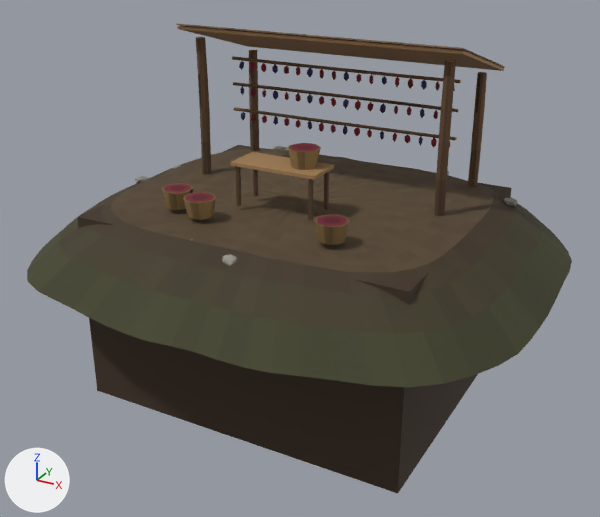
The glTF model assets/buildings/toplayici.glb as it was, and as the next commit left it.
The view is the same before and after, from a 50 mm camera at (6.74, -12.43, 5.4) aimed at (0.06, -0.28, -0.68). Arrows for +X, +Y and +Z are at lower left; the lights stay in place. The first picture is the older version. Vertices at exactly the same position are counted once.

In view in the first picture: 'log-001', 'log-002', 'log-003', 'log-004', 'plank-work-001', 'shingle-001', 'stone-found-003', 'stone-ground-002', 'stone-plinth-001', 'thatch-baskets-001', 'wood-rack-001'.
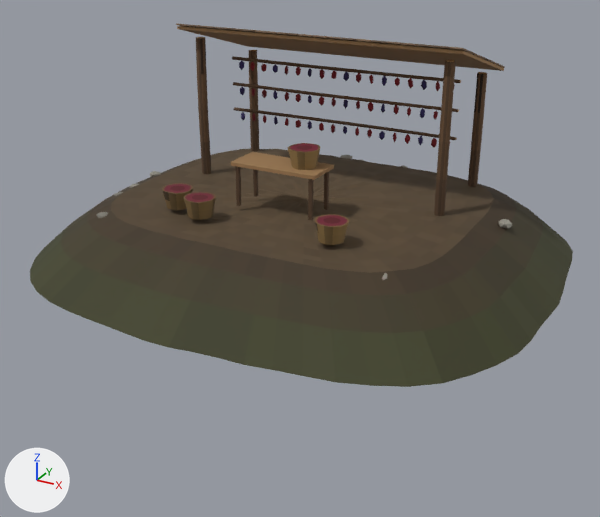
Where the newer file only moved an object's origin or applied its transform, the numbers keep the older frame.

Where the change shows, as pixel boxes (x1, y1, x2, y2) in the pictures (600 x 517 px; the box of a moved part takes in the faces that stretch with it):
'stone-ground-002', reshaped: before (27, 148, 572, 387); after (30, 149, 573, 387)
'stone-plinth-001', deleted: before (77, 145, 512, 493)
'wood-rack-001', moved: (232, 56, 461, 148) in both
'thatch-baskets-001', moved: (162, 143, 349, 245) in both
'log-002', moved: (249, 50, 259, 151) in both
'stone-found-003', reshaped, moved (9% wider): before (135, 146, 518, 266); after (96, 155, 512, 280)
part 1 of me_stone_found_003, moved or reshaped: before (135, 176, 149, 183); after (129, 184, 139, 188)
part 2 of me_stone_found_003, moved or reshaped: before (273, 146, 288, 150); after (96, 171, 387, 280)
part 3 of me_stone_found_003, moved or reshaped (not visible before): after (340, 155, 408, 168)
part 4 of me_stone_found_003, moved or reshaped (mostly hidden afterwards): before (190, 239, 237, 266); after (114, 192, 123, 196)
part 5 of me_stone_found_003, moved or reshaped (not visible afterwards): before (503, 198, 518, 206)
part 6 of me_stone_found_003, moved or reshaped (not visible before): after (498, 219, 512, 228)

The change in detail:
me_stone_found_003 is used by ob_stone_found_003; location (-0.08, 0.02, 0.3).
me_stone_found_003 had 120 vertices, 200 faces and spanned x -3.44..3.44, y -2.92..2.92, z -0.09..0.09.
me_stone_found_003 now has 120 vertices, 200 faces and spans x -3.53..3.53, y -2.67..2.67, z -0.09..0.09.
me_stone_found_003 part 1: the loose piece of 12 vertices spanning x -3.44..-3.18, y -0.52..-0.29, z -0.09..0.08 is turned 167.3 degrees about the z axis through its middle and scaled by 1.01, then moved by (0.07, -0.67, 0.0).
me_stone_found_003 part 2: 36 of 120 vertices moved; they spanned x -2.16..-1.7, y 2.57..2.85, z -0.09..0.09 and now span x -3.53..2.61, y -2.67..-0.18, z -0.08..0.08; mean shift (0.69, -4.5, 0.0); largest move (-1.94, 2.72, 0.04) -> (2.41, -2.61, 0.03).
me_stone_found_003 part 3: 24 of 120 vertices moved; they spanned x -3.2..-2.87, y 0.38..1.4, z -0.09..0.08 and now span x -0.72..0.88, y 2.27..2.67, z -0.07..0.09; mean shift (3.11, 1.6, 0.0); largest move (-3.16, 0.4, 0.04) -> (0.88, 2.36, 0.04).
me_stone_found_003 part 4: 24 of 120 vertices moved; they spanned x -0.67..0.45, y -2.92..-2.44, z -0.08..0.09 and now span x -3.3..-2.98, y -1.72..-1.11, z -0.09..0.08; mean shift (-3.01, 1.28, 0.0); largest move (0.38, -2.92, -0.04) -> (-3.06, -1.32, -0.03).
me_stone_found_003 part 5: 12 of 120 vertices moved; they spanned x 3.17..3.44, y 1.71..1.93, z -0.09..0.08 and now span x -0.32..-0.07, y 2.26..2.5, z -0.07..0.07; mean shift (-3.51, 0.56, 0.0); largest move (3.44, 1.83, 0.03) -> (-0.32, 2.41, 0.04).
me_stone_found_003 part 6: 12 of 120 vertices moved; they spanned x 1.55..1.79, y 2.66..2.92, z -0.08..0.09 and now span x 3.28..3.53, y 0.28..0.54, z -0.07..0.09; mean shift (1.73, -2.37, 0.0); largest move (1.64, 2.92, 0.04) -> (3.53, 0.39, 0.04).
me_stone_ground_002 is used by ob_stone_ground_002; location (-0.02, 0.02, -0.11).
me_stone_ground_002 had 961 vertices, 1856 faces and spanned x -4.58..4.58, y -4.15..4.15, z -0.51..0.51.
me_stone_ground_002 now has 961 vertices, 1856 faces and spans x -4.65..4.65, y -4.16..4.17, z -0.51..0.51.
me_stone_ground_002 part 7: 585 of 961 vertices moved; they spanned x -4.58..4.58, y -4.15..4.15, z -0.51..0.51 and now span x -4.65..4.65, y -4.16..4.17, z -0.51..0.51; mean shift (0.0, 0.0, 0.0); largest move (2.99, 3.6, -0.51) -> (3.07, 3.69, -0.51).
Object 'stone-found-003' (ob_stone_found_003) moves from (-0.08, 0.02, 0.3) to (0.05, 0.29, 0.3).
Object 'stone-plinth-001' (ob_stone_plinth_001) is deleted.
